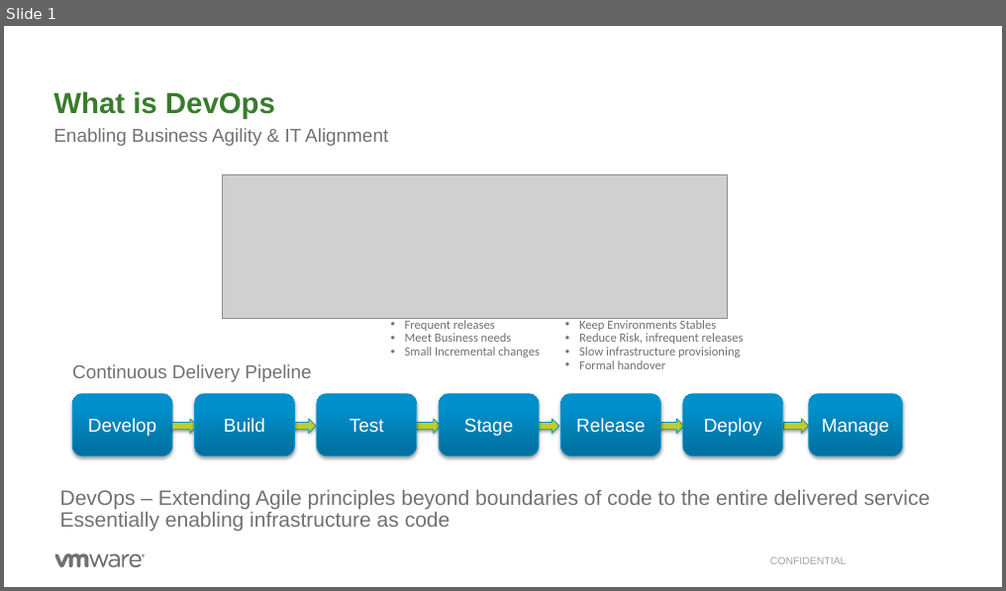
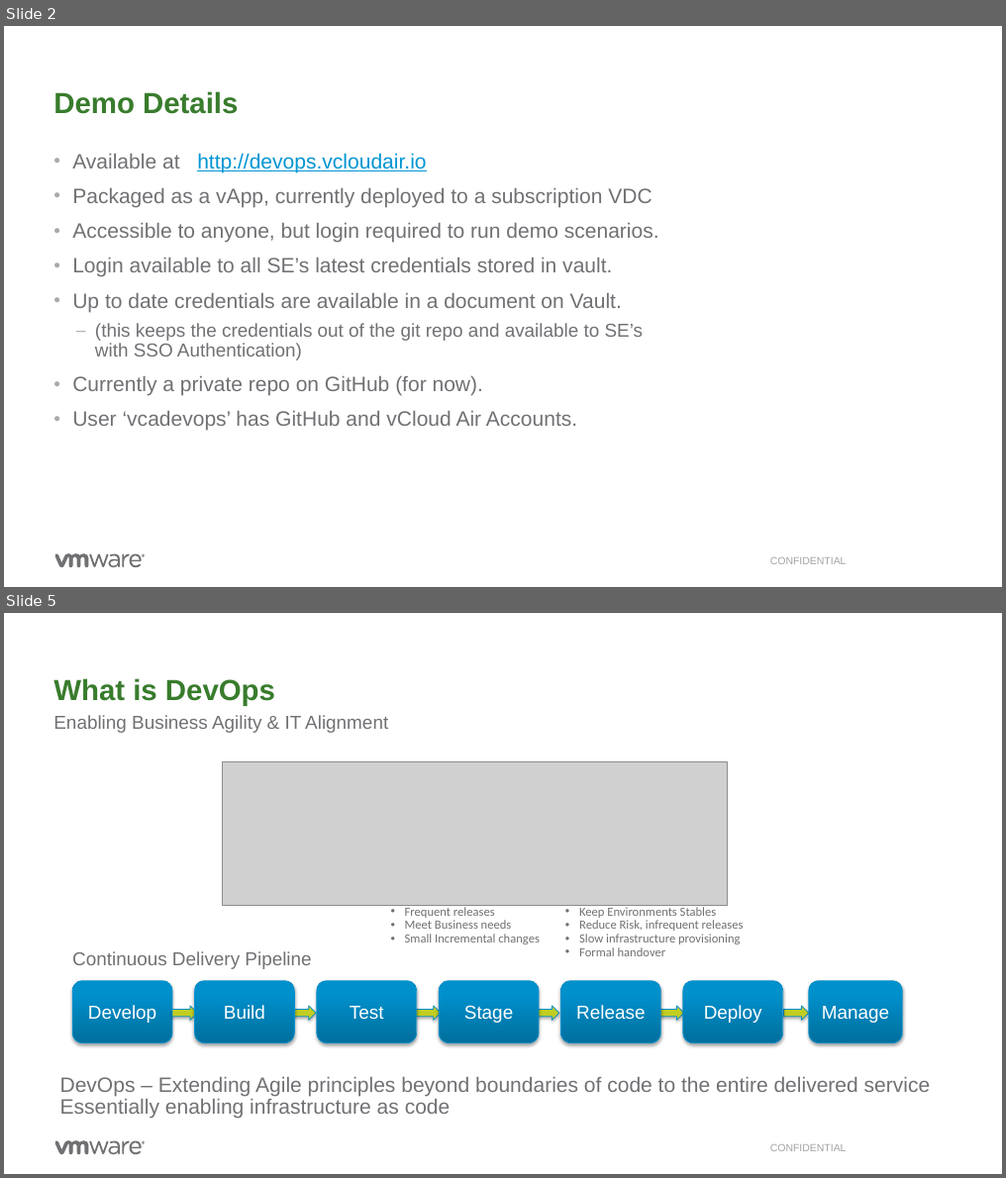
Before and after one commit to rdbwebster/vcadevops, a slide deck: DevopsDemo.pptx. Shown one above the other, each under a label of ours: slide 1 before the commit, slides 2 and 5 after it; the slides between them are not shown. The pictures are 1006x591 and 1006x1178 pixels, drawn with LibreOffice and Linux fonts; fonts in the diff are those of the drawing; grey boxes stand for pictures; background and template pictures are left out. Boxes give left, top, right and bottom in pixels: in the first picture for what was removed or moved away, otherwise in the second. Text is boxed around its words. In the diff, an @@ line names an element or a change of style, - is before the commit and + after.

```diff
--- a/DevopsDemo.pptx
+++ b/DevopsDemo.pptx
@@ slide 2 added at <box>4,26,1002,587</box>, background #FFFFFF; not listed: 7 template elements that a slide beside it also shows @@
@@ title added at <box>54,91,238,114</box>, 28 pt, text #387C2C, bold @@
+Demo Details
@@ text added at <box>72,153,659,431</box>, 20 pt, text #717074 @@
+• Available at http://devops.vcloudair.io
+• Packaged as a vApp, currently deployed to a subscription VDC
+• Accessible to anyone, but login required to run demo scenarios.
+• Login available to all SE’s latest credentials stored in vault.
+• Up to date credentials are available in a document on Vault.
+  – (this keeps the credentials out of the git repo and available to SE’s
+    with SSO Authentication)
+• Currently a private repo on GitHub (for now).
+• User ‘vcadevops’ has GitHub and vCloud Air Accounts.
@@ text added at <box>770,558,846,565</box>, 10 pt, text #A5A4A6 @@
+CONFIDENTIAL
@@ page number added at <box>953,556,990,568</box>, 10 pt, text #FFFFFF @@
+2
@@ what was slide 1 is now slide 5 @@
```
Also in this commit, not shown: 3 other slides added, 7 other files.
